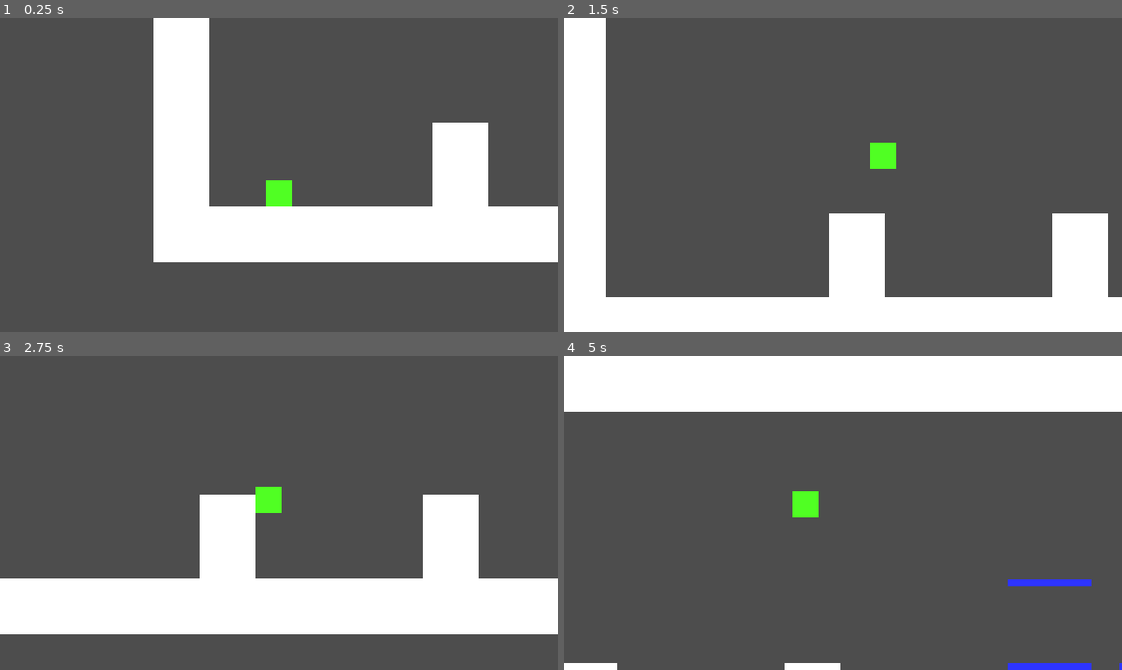
Above: before the commit, frames 1-4 (two rows, left to right).
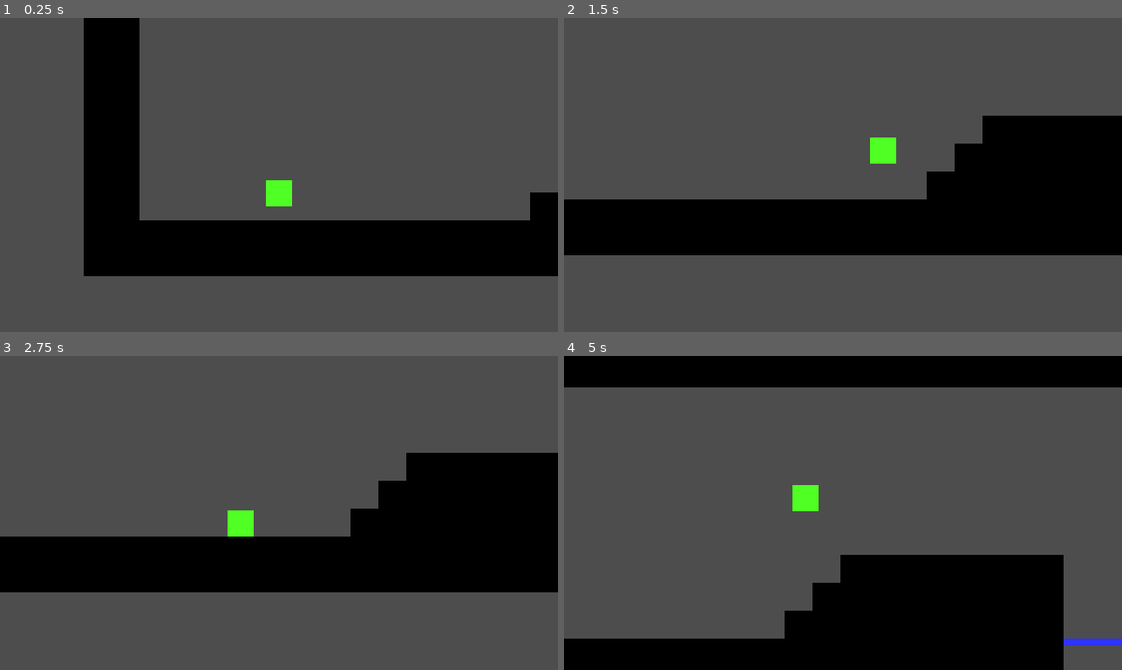
Above: after the commit, the same moments.

Repository: Addrakur/JubiscleiaGodot
Game: Godot game, scene res://levels/prototype_level.tscn
Same seed, same stepped clock (60 frames per second), same inputs: the game is played once before the commit and once after it. Before the commit the project starts from res://levels/level_test.tscn.
Inputs:
- Up to frame 1 (0.25 s): no input
- Up to frame 2 (1.5 s): hold S (look_down) 0.53-1.28 s; hold D (right) from 0.53 s (still down); tap Space (jump) at 0.77, 0.8, 1.07, 1.35 s
- Up to frame 3 (2.75 s): tap Space (jump) at 1.52, 1.82, 2.3 s; tap S (look_down) at 1.55 s; release D (right) at 2.03 s; hold A (left) from 2.03 s (still down); hold S (look_down) from 2.03 s (still down)
- Up to frame 4 (5 s): release A (left) at 2.78 s; release S (look_down) at 2.78 s; hold D (right) 2.78-4.28 s; tap S (look_down) at 2.85, 4.35 s; tap Space (jump) at 3.02, 3.32, 4.52, 4.82 s; hold Space (jump) 3.53-4.28 s; hold A (left) from 4.28 s (still down)

The runs differ from the first frame. In frame 1, 34% of the frame differs, in the area x 15-100%, y 0-83%; in frame 2, 45%, in the area x 0-100%, y 0-100%; in frame 3, 41%; in frame 4, 39%.

Commit message:
Novo Level e ajuste na plataforma

Diff:
--- /dev/null
+++ b/Jubiscleia/Scripts/ground.gd
@@ -0,0 +1,7 @@
+extends StaticBody2D
+
+@onready var polygon_2d: Polygon2D = $Polygon2D
+@onready var collision_polygon_2d: CollisionPolygon2D = $CollisionPolygon2D
+
+func _ready() -> void:
+	collision_polygon_2d.polygon = polygon_2d.polygon
--- a/Jubiscleia/levels/level_test.tscn
+++ /dev/null
@@ -1,41 +0,0 @@
-[gd_scene load_steps=4 format=3 uid="uid://g5ygoqs8aqtn"]
-
-[ext_resource type="PackedScene" uid="uid://bjnydnpb0bjuf" path="res://player/player.tscn" id="2_c3vei"]
-[ext_resource type="PackedScene" uid="uid://bi6cc6w3ecvyj" path="res://levels/plataform.tscn" id="2_tceqm"]
-
-[sub_resource type="GDScript" id="GDScript_pppg1"]
-script/source = "extends StaticBody2D
-
-@onready var polygon2D: Polygon2D = $Polygon2D
-@onready var collision_polygon_2d: CollisionPolygon2D = $CollisionPolygon2D
-
-func _ready() -> void:
-	collision_polygon_2d.polygon = polygon2D.polygon
-"
-
-[node name="LevelTest" type="Node2D"]
-
-[node name="Ground" type="StaticBody2D" parent="."]
-collision_layer = 3
-script = SubResource("GDScript_pppg1")
-
-[node name="Polygon2D" type="Polygon2D" parent="Ground"]
-invert_border = 1.0
-polygon = PackedVector2Array(0, 128, 0, 640, 2112, 640, 2112, 128, 64, 128, 64, 192, 2048, 192, 2048, 576, 640, 576, 640, 480, 576, 480, 576, 576, 384, 576, 384, 480, 320, 480, 320, 576, 64, 576, 64, 128)
-
-[node name="CollisionPolygon2D" type="CollisionPolygon2D" parent="Ground"]
-
-[node name="player" parent="." instance=ExtResource("2_c3vei")]
-position = Vector2(144, 528)
-
-[node name="Plataform" parent="." instance=ExtResource("2_tceqm")]
-position = Vector2(832, 480)
-
-[node name="Plataform2" parent="." instance=ExtResource("2_tceqm")]
-position = Vector2(832, 384)
-
-[node name="Plataform3" parent="." instance=ExtResource("2_tceqm")]
-position = Vector2(960, 480)
-
-[node name="Plataform4" parent="." instance=ExtResource("2_tceqm")]
-position = Vector2(1184, 384)
--- /dev/null
+++ b/Jubiscleia/levels/prototype_level.tscn
@@ -0,0 +1,39 @@
+[gd_scene load_steps=4 format=3 uid="uid://drrt3ou6xbeyo"]
+
+[ext_resource type="Script" path="res://Scripts/ground.gd" id="1_vp4k4"]
+[ext_resource type="PackedScene" uid="uid://bjnydnpb0bjuf" path="res://player/player.tscn" id="2_oy7pp"]
+[ext_resource type="PackedScene" uid="uid://bi6cc6w3ecvyj" path="res://objects/plataform.tscn" id="3_ficbx"]
+
+[node name="PrototypeLevel" type="Node2D"]
+
+[node name="Ground" type="StaticBody2D" parent="."]
+script = ExtResource("1_vp4k4")
+
+[node name="Polygon2D" type="Polygon2D" parent="Ground"]
+color = Color(0, 0, 0, 1)
+polygon = PackedVector2Array(0, 416, 768, 416, 768, 704, 2688, 704, 2688, 384, 2048, 384, 2048, 640, 1440, 640, 1440, 544, 1376, 544, 1376, 640, 1184, 640, 1184, 544, 1120, 544, 1120, 640, 832, 640, 832, 256, 608, 256, 576, 256, 576, 288, 544, 288, 544, 320, 512, 320, 512, 352, 64, 352, 64, 64, 2624, 64, 2624, 384, 2688, 384, 2688, 0, 0, 0)
+
+[node name="CollisionPolygon2D" type="CollisionPolygon2D" parent="Ground"]
+
+[node name="player" parent="." instance=ExtResource("2_oy7pp")]
+position = Vector2(224, 288)
+
+[node name="Plataforms" type="Node2D" parent="."]
+
+[node name="Plataform" parent="Plataforms" instance=ExtResource("3_ficbx")]
+position = Vector2(832, 352)
+
+[node name="Plataform2" parent="Plataforms" instance=ExtResource("3_ficbx")]
+position = Vector2(832, 448)
+
+[node name="Plataform3" parent="Plataforms" instance=ExtResource("3_ficbx")]
+position = Vector2(832, 544)
+
+[node name="Plataform4" parent="Plataforms" instance=ExtResource("3_ficbx")]
+position = Vector2(1536, 448)
+
+[node name="Plataform5" parent="Plataforms" instance=ExtResource("3_ficbx")]
+position = Vector2(1696, 544)
+
+[node name="Plataform6" parent="Plataforms" instance=ExtResource("3_ficbx")]
+position = Vector2(1856, 448)
--- a/Jubiscleia/player/player.gd
+++ b/Jubiscleia/player/player.gd
@@ -7,8 +7,9 @@
 @export var jump_time_to_peak: float
 @export var jump_time_to_descent: float
 @export var jump_time_to_peak_mult: float
+@export var can_double_jump: bool
 var first_jump: bool
-var double_jump: bool
+var double_jump: bool = false
 var is_jumping: bool
 
 var jump_velocity: float
@@ -24,27 +25,29 @@
 	jump_gravity = ((-2.0 * jump_height) / pow(jump_time_to_peak,2)) * -1
 	fall_gravity = ((-2.0 * jump_height) / pow(jump_time_to_descent,2)) * -1
 
+	if can_double_jump:
+		double_jump = true
+
 func _physics_process(delta):
 	get_gravity()
-
 	move_player(delta)
-
 	move_and_slide()
 
 func move_player(delta) -> void:
 	var direction = Input.get_axis("left","right")  # Verifica para qual direcao o jogador precisa ir
 
-	if not is_on_floor():  # Faz o player ser afetado pela gravidade
-		velocity.y += gravity * delta
-		if not is_jumping:
-			first_jump = false
-	else:
-		first_jump = true
-		double_jump = true
-		is_jumping = false
-		jump_timer = 0
+	if not is_on_floor():  # Verifica se o player esta no chao ou nao
+		velocity.y += gravity * delta  # Faz o player ser afetado pela gravidade
+		if not is_jumping: # Verifica se o player esta pulando ou nao
+			first_jump = false # Faz o player perder o primeiro pulo caso esteja no ar e nao esteja pulando
+	else:  # Indica que o player esta no chao
+		first_jump = true  # Devolve o primeiro pulo para o player
+		is_jumping = false  # Indica que o player nao esta pulando
+		jump_timer = 0  # Reinicia o timer no pulo
+		if can_double_jump:  # Verifica se o player pode usar o double jump
+			double_jump = true  # Devolve o segundo pulo para o player
 
-	if Input.is_action_pressed("jump"):
+	if Input.is_action_pressed("jump") && !Input.is_action_pressed("look_down"):
 		if first_jump && jump_timer < jump_time_to_peak * jump_time_to_peak_mult:
 			velocity.y = jump_velocity
 			jump_timer += delta
@@ -61,6 +64,9 @@
 		elif double_jump:
 			double_jump = false
 
+	if Input.is_action_pressed("look_down") && is_on_floor() && Input.is_action_just_pressed("jump"):
+		position.y += 1
+
 	velocity.x = direction * speed
 
 func get_gravity():
--- a/Jubiscleia/project.godot
+++ b/Jubiscleia/project.godot
@@ -11,7 +11,7 @@
 [application]
 
 config/name="Jubiscleia"
-run/main_scene="res://levels/level_test.tscn"
+run/main_scene="res://levels/prototype_level.tscn"
 config/features=PackedStringArray("4.1", "Mobile")
 config/icon="res://icon.svg"
 
@@ -19,6 +19,8 @@
 
 window/size/viewport_width=640
 window/size/viewport_height=360
+window/size/mode=2
+window/stretch/mode="viewport"
 
 [input]
 
@@ -56,6 +58,13 @@
 , Object(InputEventJoypadMotion,"resource_local_to_scene":false,"resource_name":"","device":-1,"axis":1,"axis_value":1.0,"script":null)
 ]
 }
+Basic_Attack={
+"deadzone": 0.5,
+"events": [Object(InputEventMouseButton,"resource_local_to_scene":false,"resource_name":"","device":-1,"window_id":0,"alt_pressed":false,"shift_pressed":false,"ctrl_pressed":false,"meta_pressed":false,"button_mask":1,"position":Vector2(202, 20),"global_position":Vector2(206, 63),"factor":1.0,"button_index":1,"canceled":false,"pressed":true,"double_click":false,"script":null)
+, Object(InputEventJoypadButton,"resource_local_to_scene":false,"resource_name":"","device":-1,"button_index":2,"pressure":0.0,"pressed":true,"script":null)
+, Object(InputEventKey,"resource_local_to_scene":false,"resource_name":"","device":-1,"window_id":0,"alt_pressed":false,"shift_pressed":false,"ctrl_pressed":false,"meta_pressed":false,"pressed":false,"keycode":0,"physical_keycode":90,"key_label":0,"unicode":122,"echo":false,"script":null)
+]
+}
 
 [rendering]
 
Renamed: Jubiscleia/levels/plataform.tscn -> Jubiscleia/objects/plataform.tscn
